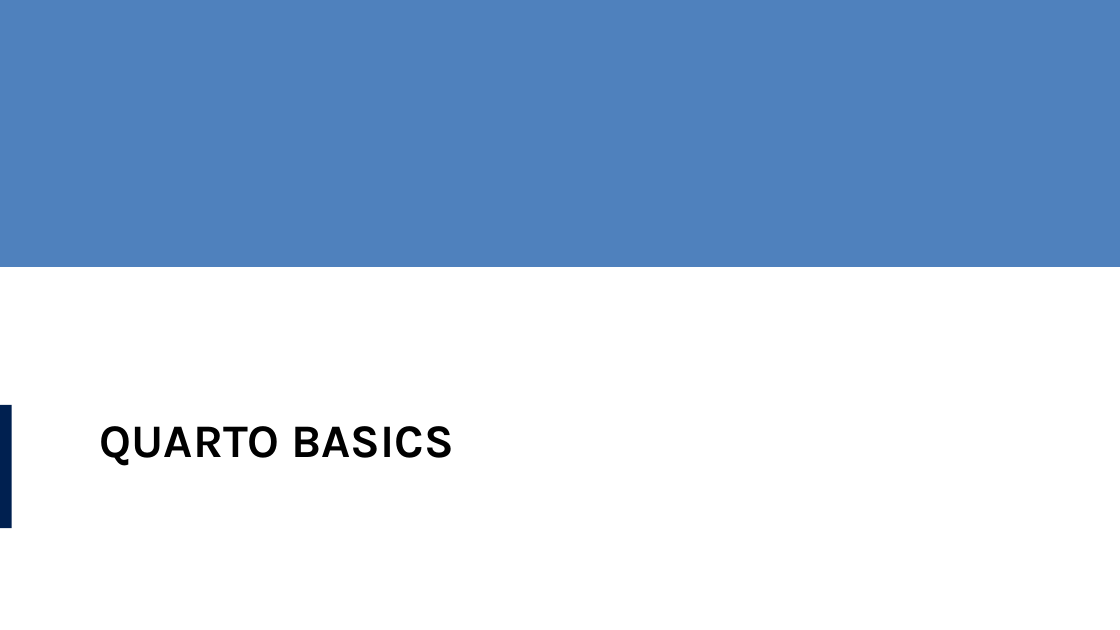
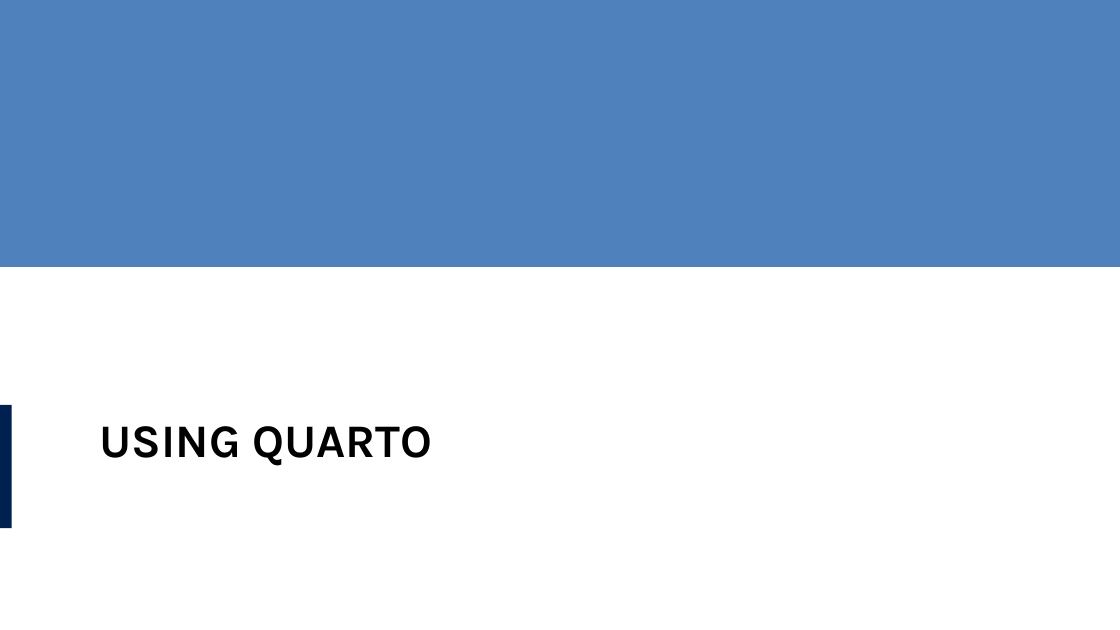
Before and after one commit to lucas-a-meyer/using-quarto, a slide deck: slide 10 of docs/presentation.pptx. Drawn at 1120x630 pixels with LibreOffice and Linux fonts; fonts in the diff are those of the drawing. Boxes give left, top, right and bottom in pixels: in the first picture for what was removed or moved away, otherwise in the second. Text is boxed around its words. In the diff, an @@ line names an element or a change of style, - is before the commit and + after.

```diff
--- a/docs/presentation.pptx
+++ b/docs/presentation.pptx
@@ title at box(100, 426, 433, 466): text changed @@
-QUARTO BASICS
+USING QUARTO
```
Also in this commit, not shown: 2 slides added, 7 other files.
